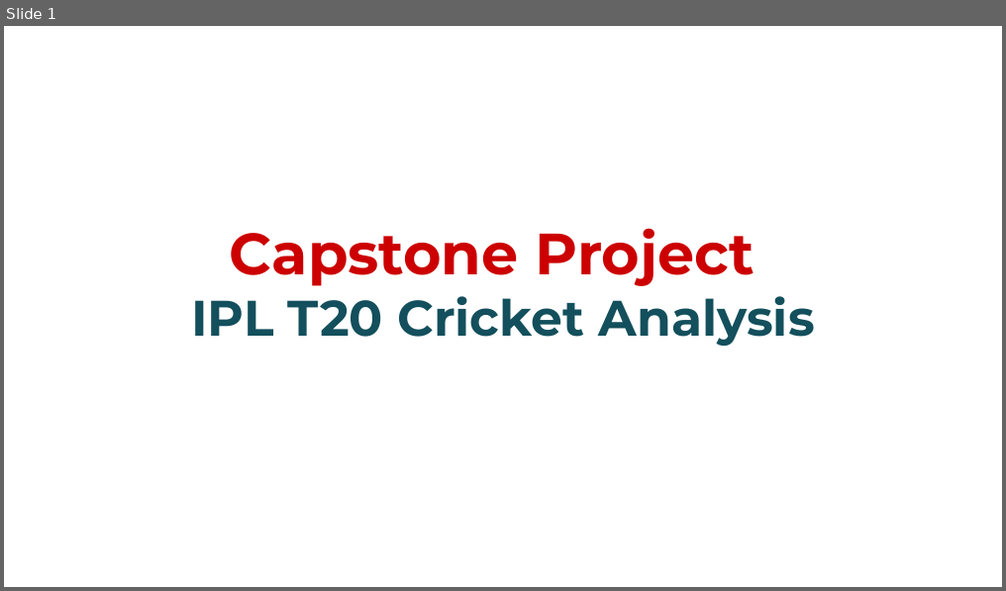
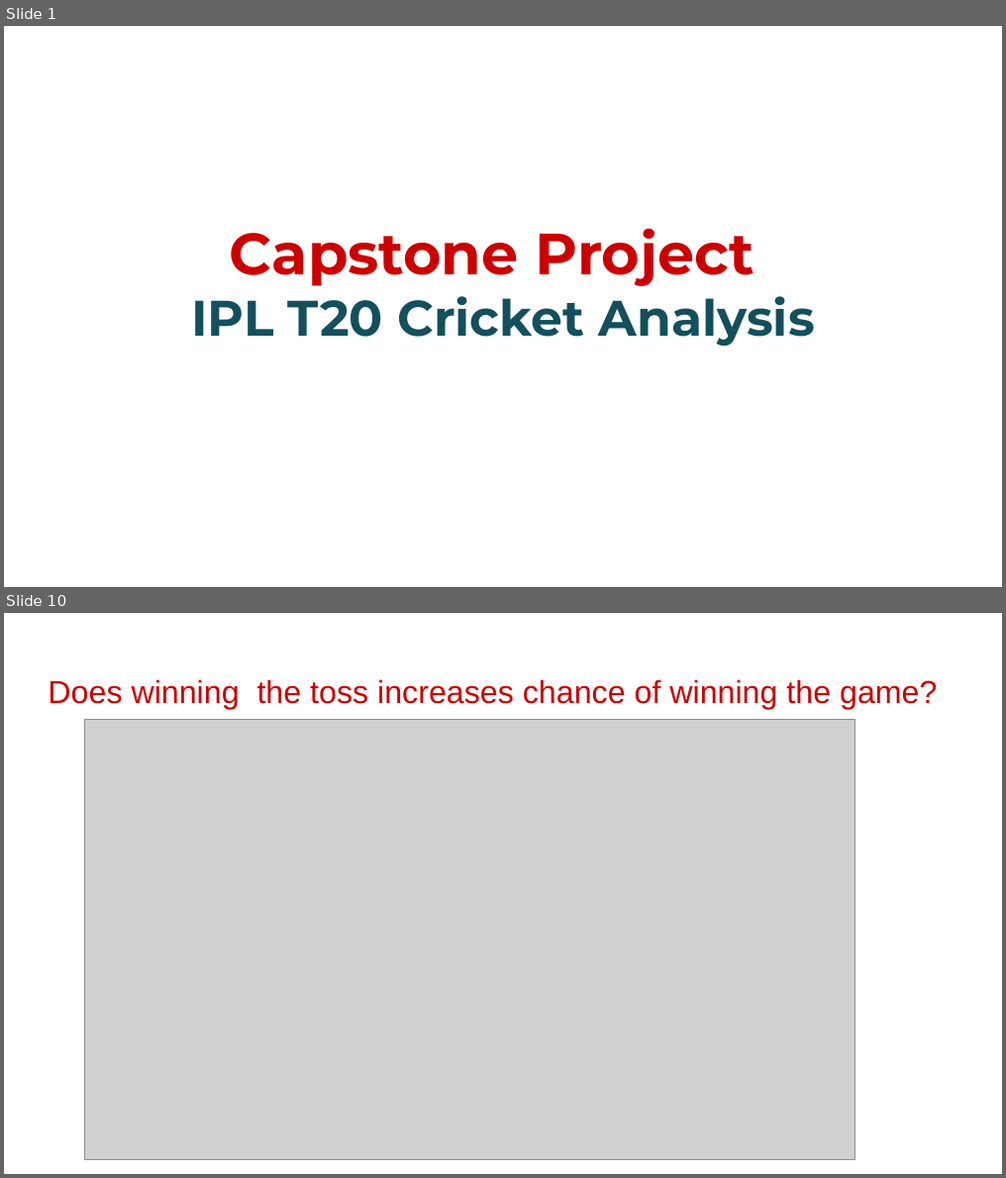
Before and after one commit to Pradip240/IPL-T20-Cricket-Analysis, a slide deck: CapstoneProjectPresentation.pptx. Shown one above the other, each under a label of ours: slide 1 before the commit, slides 1 and 10 after it; the slides between them are not shown. The pictures are 1006x591 and 1006x1178 pixels, drawn with LibreOffice and Linux fonts; fonts in the diff are those of the drawing; grey boxes stand for pictures; background and template pictures are left out. Boxes give left, top, right and bottom in pixels: in the first picture for what was removed or moved away, otherwise in the second. Text is boxed around its words. In the diff, an @@ line names an element or a change of style, - is before the commit and + after.

```diff
--- a/CapstoneProjectPresentation.pptx
+++ b/CapstoneProjectPresentation.pptx
@@ slide 10 added at (4,613,1002,1174), background #FFFFFF @@
@@ title added at (48,679,937,709), 23 pt, text #CC0000 @@
+Does winning the toss increases chance of winning the game?
@@ picture added at (85,720,855,1159) @@
```
Also in this commit, not shown: 11 other slides added.
